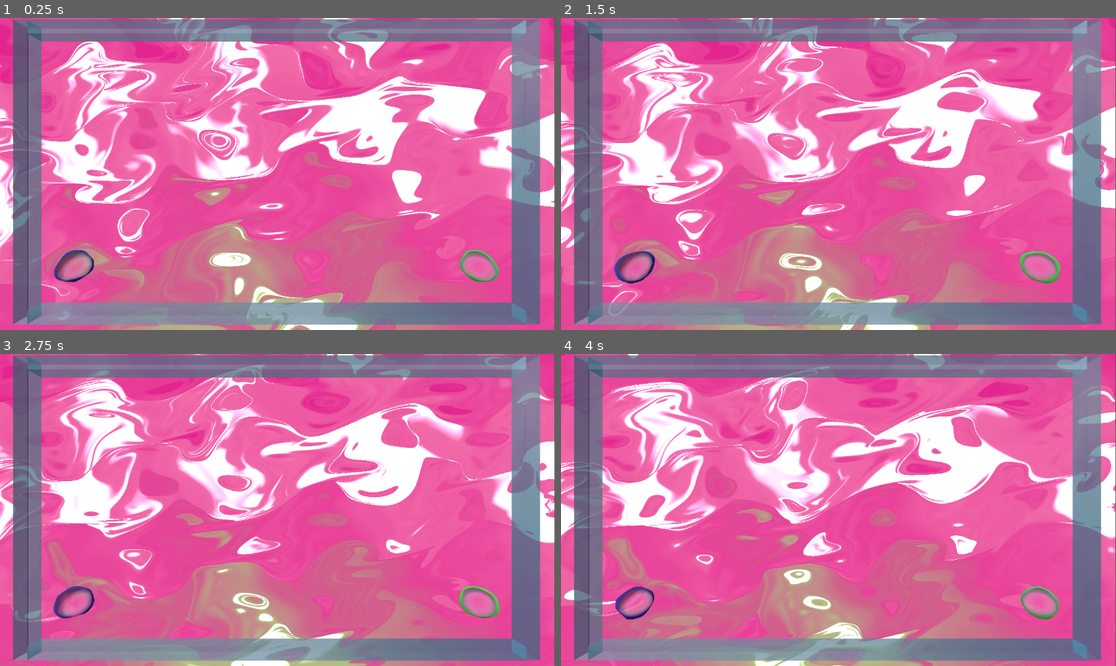
Above: before the commit, frames 1-4 (two rows, left to right).
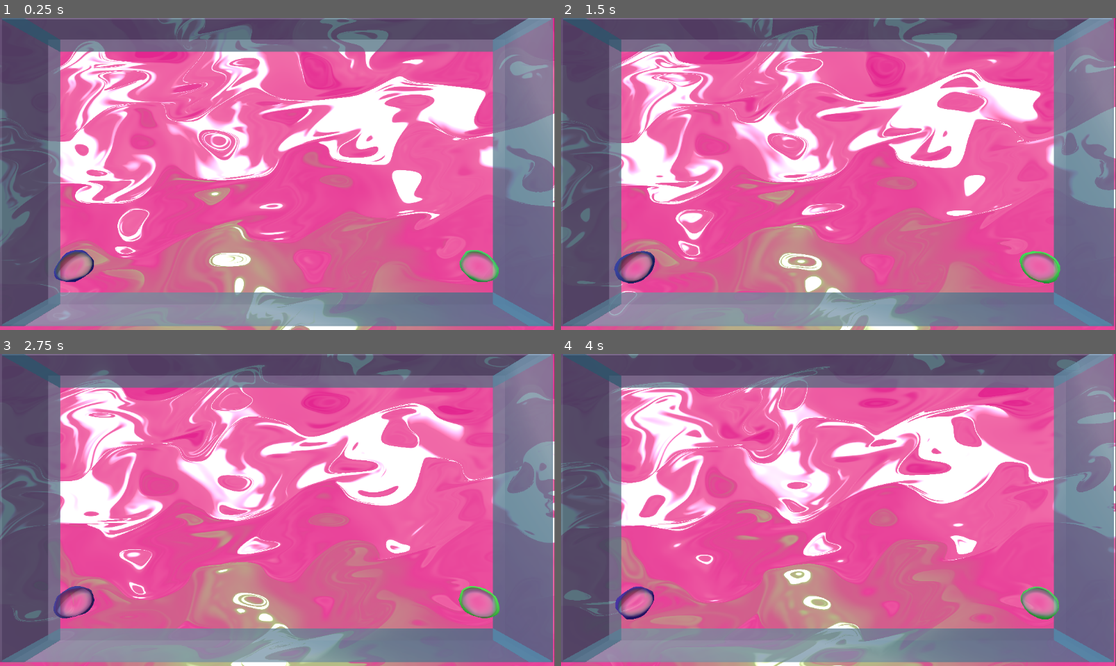
Above: after the commit, the same moments.

Repository: Ultimo-Momento-Responsable/GGJ2025
Game: Godot game, scene res://scenes/viewport.tscn
The game is run twice, just before and just after one commit, with the same random seed, the same clock (stepped at 60 frames per second) and the same inputs.
Inputs:
- Up to frame 1 (0.25 s): no input
- Up to frame 2 (1.5 s): no input
- Up to frame 3 (2.75 s): no input
- Up to frame 4 (4 s): no input

The runs differ from the first frame. In frame 1, 25% of the frame differs, in the area x 0-100%, y 0-99%; in frame 2, 25%; in frame 3, 25%; in frame 4, 25%.

Commit message:
wip: spike ball

Diff:
--- a/scenes/game_objects/bubble.tscn
+++ b/scenes/game_objects/bubble.tscn
@@ -7,6 +7,7 @@
 transparency = 1
 blend_mode = 4
 cull_mode = 1
+diffuse_mode = 3
 albedo_color = Color(0.537, 0.78, 1, 0.1)
 metallic = 1.0
 metallic_texture_channel = 4
--- a/scenes/game_objects/limits.tscn
+++ b/scenes/game_objects/limits.tscn
@@ -36,7 +36,7 @@
 mesh = SubResource("BoxMesh_vf5y7")
 
 [node name="boundaryGlass" parent="StaticBody3D" instance=ExtResource("1_rxvlb")]
-transform = Transform3D(0.5, 0, 0, 0, 11, 0, 0, 0, 0.5, 0, -11, 0)
+transform = Transform3D(0.5, 0, 0, 0, 11, 0, 0, 0, 2, 0, -11, 0)
 
 [node name="StaticBody3D2" type="StaticBody3D" parent="."]
 transform = Transform3D(1, 0, 0, 0, 1, 0, 0, 0, 1, 18.5, 0, 0)
@@ -51,7 +51,7 @@
 mesh = SubResource("BoxMesh_vf5y7")
 
 [node name="boundaryGlass" parent="StaticBody3D2" instance=ExtResource("1_rxvlb")]
-transform = Transform3D(0.5, 0, 0, 0, 11, 0, 0, 0, 0.5, 0, -11, 0)
+transform = Transform3D(0.5, 0, 0, 0, 11, 0, 0, 0, 2, 0, -11, 0)
 
 [node name="StaticBody3D3" type="StaticBody3D" parent="."]
 transform = Transform3D(1, 0, 0, 0, 1, 0, 0, 0, 1, 0, -10.5, 0)
@@ -65,7 +65,7 @@
 mesh = SubResource("BoxMesh_vf5y7")
 
 [node name="boundaryGlass" parent="StaticBody3D3" instance=ExtResource("1_rxvlb")]
-transform = Transform3D(18, 0, 0, 0, 0.5, 0, 0, 0, 0.5, 0, -0.5, 0)
+transform = Transform3D(18, 0, 0, 0, 0.5, 0, 0, 0, 2, 0, -0.5, 0)
 
 [node name="StaticBody3D4" type="StaticBody3D" parent="."]
 transform = Transform3D(1, 0, 0, 0, 1, 0, 0, 0, 1, 0, 10.5, 0)
@@ -79,4 +79,4 @@
 mesh = SubResource("BoxMesh_vf5y7")
 
 [node name="boundaryGlass" parent="StaticBody3D4" instance=ExtResource("1_rxvlb")]
-transform = Transform3D(18, 0, 0, 0, 0.5, 0, 0, 0, 0.5, 0, -0.5, 0)
+transform = Transform3D(18, 0, 0, 0, 0.5, 0, 0, 0, 2, 0, -0.5, 0)
--- /dev/null
+++ b/scenes/game_objects/spike_ball.tscn
@@ -0,0 +1,26 @@
+[gd_scene load_steps=5 format=3 uid="uid://cnm8thecqnvmi"]
+
+[ext_resource type="Script" path="res://scripts/spike_ball.gd" id="1_fl4ry"]
+[ext_resource type="PackedScene" uid="uid://wy16usqa6nud" path="res://Assets/3d_models/block_cube/block_ball.glb" id="2_bmj6n"]
+
+[sub_resource type="PhysicsMaterial" id="PhysicsMaterial_wgg1f"]
+friction = 0.0
+bounce = 1.0
+
+[sub_resource type="SphereShape3D" id="SphereShape3D_padk4"]
+
+[node name="SpikeBall" type="RigidBody3D" groups=["hazards"]]
+collision_layer = 4
+collision_mask = 5
+mass = 0.001
+physics_material_override = SubResource("PhysicsMaterial_wgg1f")
+gravity_scale = 0.0
+script = ExtResource("1_fl4ry")
+
+[node name="block_ball" parent="." instance=ExtResource("2_bmj6n")]
+
+[node name="CollisionShape3D" type="CollisionShape3D" parent="."]
+transform = Transform3D(1, 0, 0, 0, 1, 0, 0, 0, 1, 0, 1.4, 0)
+shape = SubResource("SphereShape3D_padk4")
+
+[connection signal="body_shape_entered" from="." to="." method="_on_body_shape_entered"]
--- /dev/null
+++ b/scripts/spike_ball.gd
@@ -0,0 +1,17 @@
+extends RigidBody3D
+
+@export var speed = 20
+@export var remaining_time = 4
+var start_direction = Vector3.ZERO
+
+func _ready() -> void:
+	start_direction = Vector3(randf_range(-1, 1), randf_range(-1, 1), 0).normalized()
+	linear_velocity = start_direction * speed
+
+
+func _process(delta: float) -> void:
+	if remaining_time <= 0:
+		queue_free()
+		return
+
+	remaining_time -= delta
Binary file added: Assets/3d_models/block_cube/block_ball_BaseColor.png
Binary file added: Assets/3d_models/block_cube/block_ball_Normal.png
